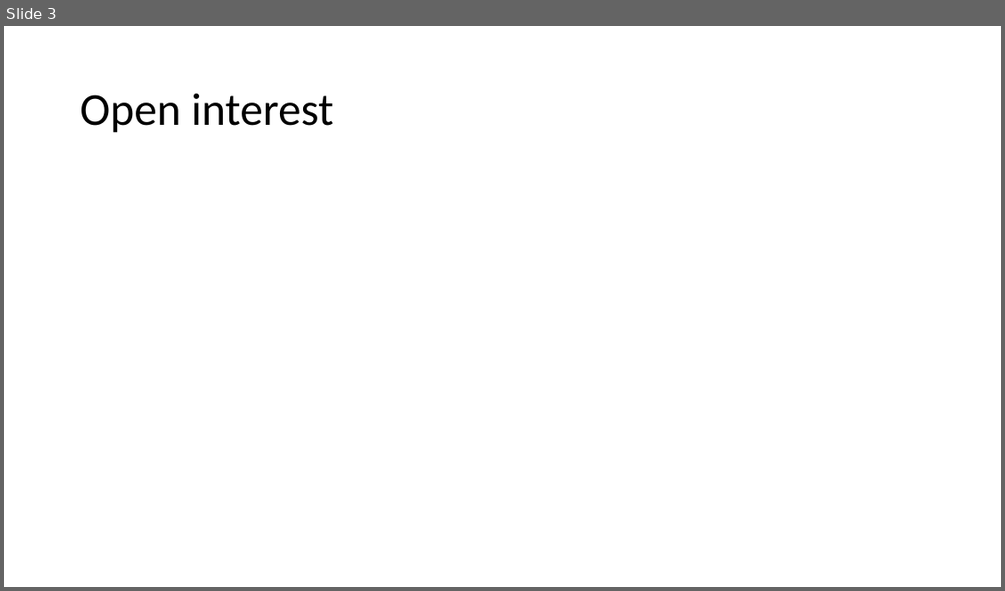
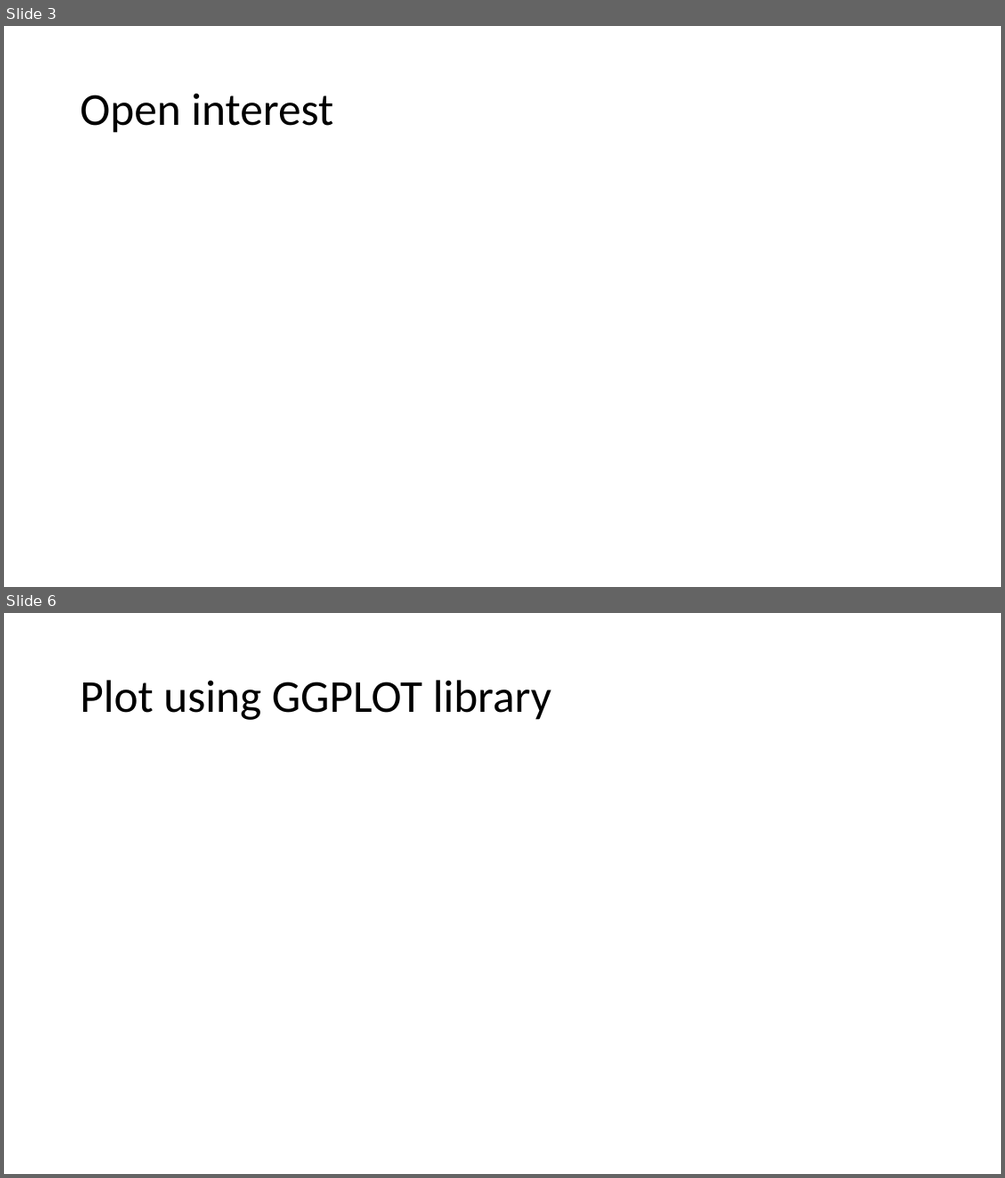
Before and after one commit to riyaeliza123/FRE-501-Labs, a slide deck: Lab_1.pptx. Shown one above the other, each under a label of ours: slide 3 before the commit, slides 3 and 6 after it; the slides between them are not shown. The pictures are 1005x591 and 1005x1178 pixels, drawn with LibreOffice and Linux fonts; fonts in the diff are those of the drawing. Boxes give left, top, right and bottom in pixels: in the first picture for what was removed or moved away, otherwise in the second. Text is boxed around its words. In the diff, an @@ line names an element or a change of style, - is before the commit and + after.

```diff
--- a/Lab_1.pptx
+++ b/Lab_1.pptx
@@ slide 6 added at bbox=[4, 613, 1001, 1174], background #FFFFFF @@
@@ title added at bbox=[80, 680, 551, 720], 44 pt, text #000000 @@
+Plot using GGPLOT library
```
Also in this commit, not shown: 4 other slides added, 1 slide removed, 4 other files.
